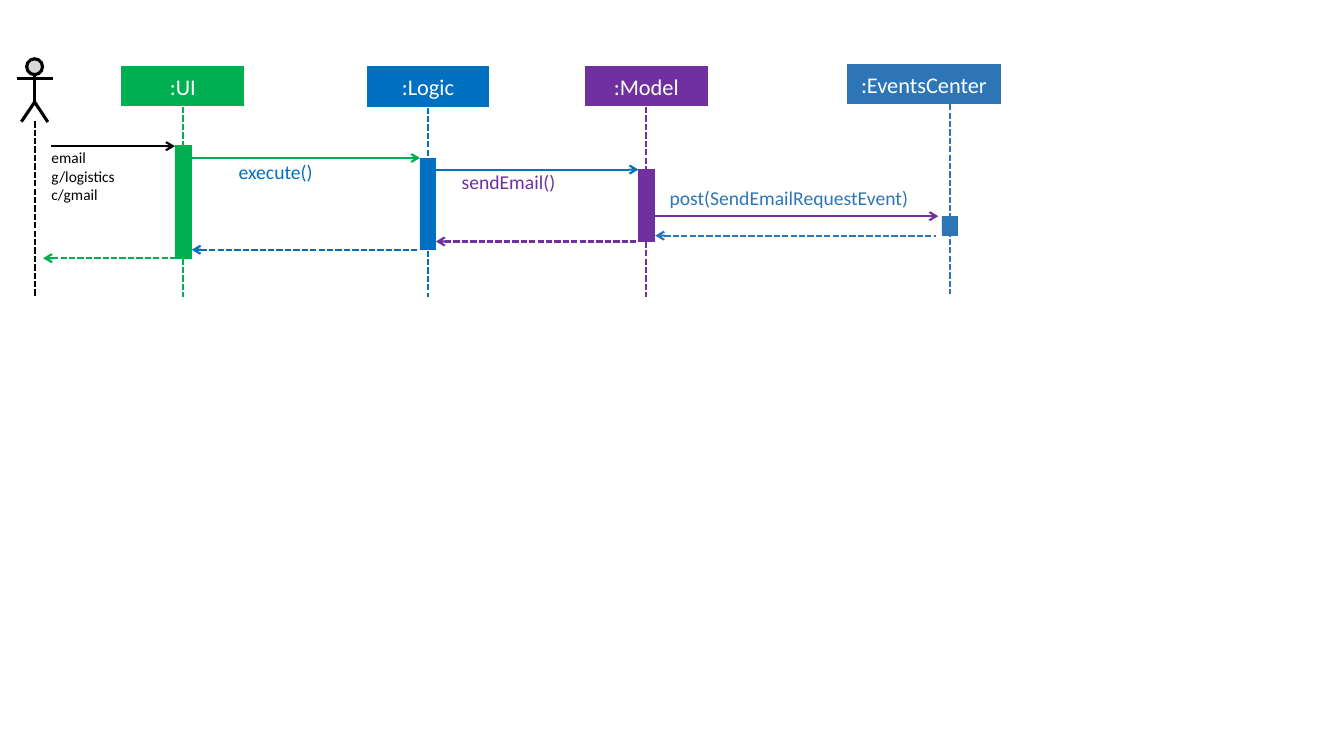
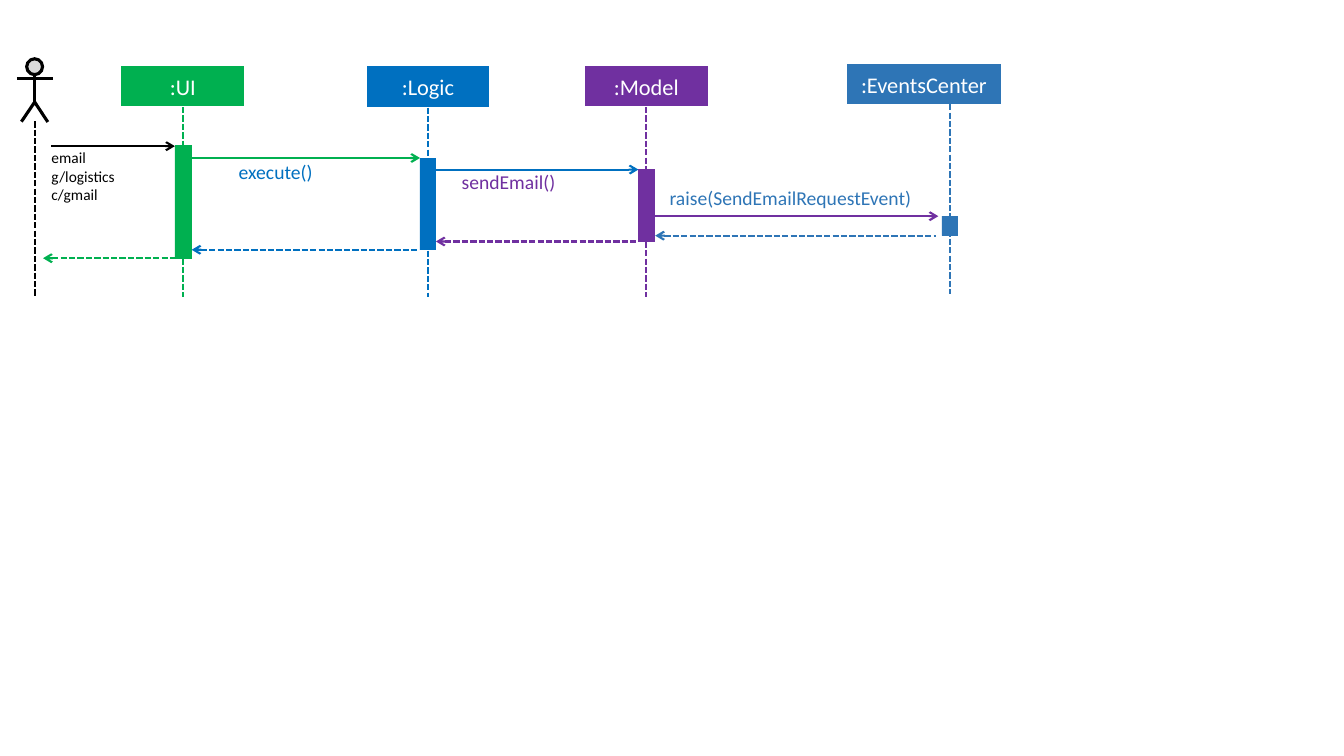
Before and after one commit to yash-chowdhary/addressbook-level4, a slide deck: slide 1 of docs/diagrams/SDforEmail.pptx. Drawn at 1344x756 pixels with LibreOffice and Linux fonts; fonts in the diff are those of the drawing. Boxes give left, top, right and bottom in pixels: in the first picture for what was removed or moved away, otherwise in the second. Text is boxed around its words. In the diff, an @@ line names an element or a change of style, - is before the commit and + after.

Commit message:
EmailCommand docs for DeveloperGuide#2

```diff
--- a/docs/diagrams/SDforEmail.pptx
+++ b/docs/diagrams/SDforEmail.pptx
@@ text at box(670, 191, 912, 208): text changed @@
-post(SendEmailRequestEvent)
+raise(SendEmailRequestEvent)
```
Also in this commit, not shown: 2 other files.
